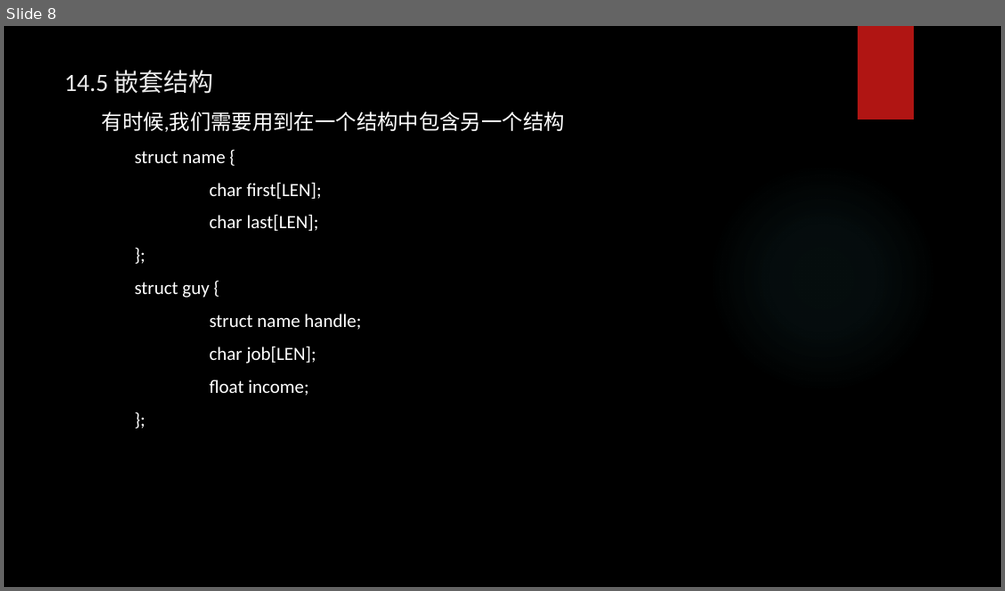
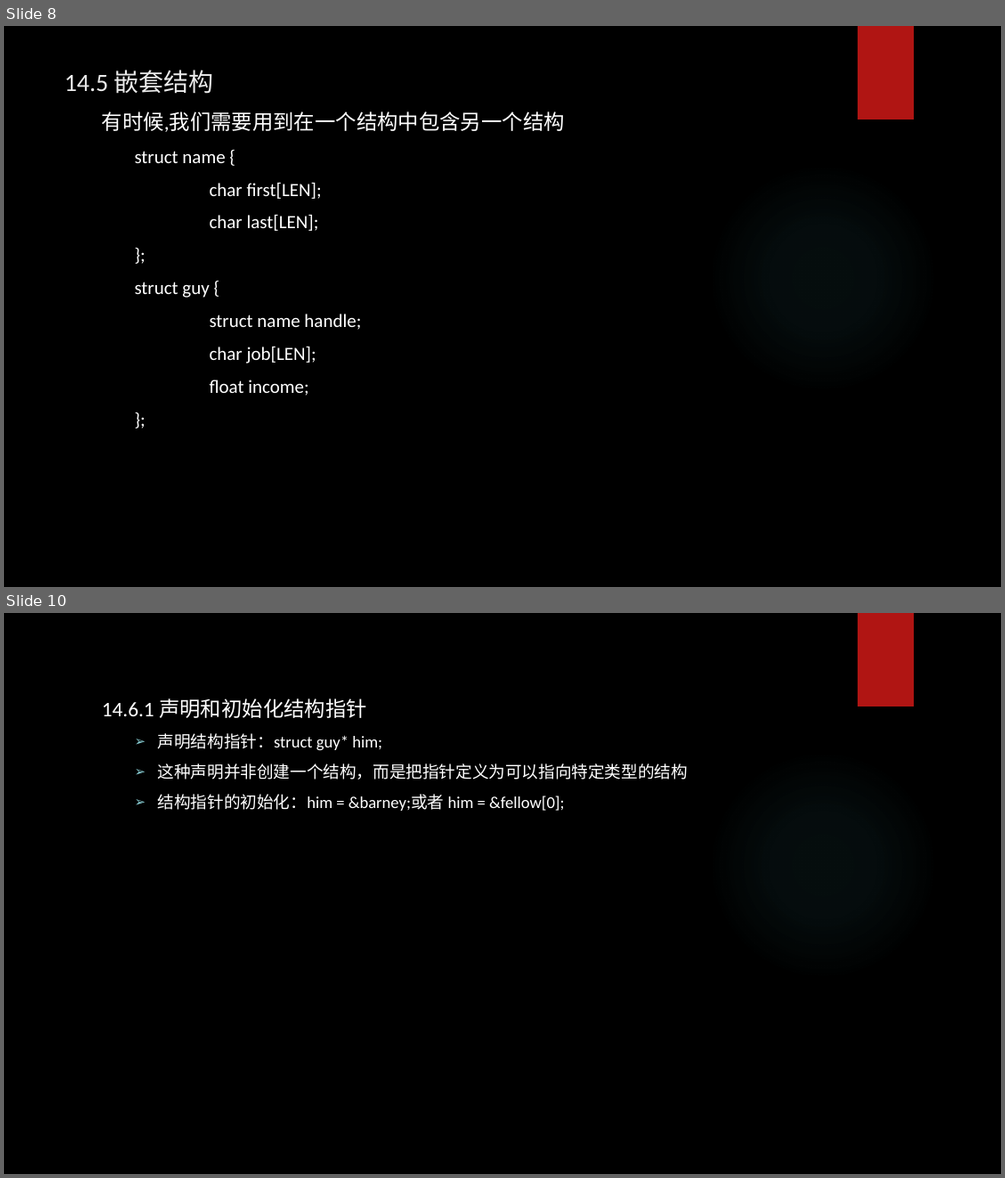
Before and after one commit to tsyin/c_ppt-code, a slide deck: PPT/14 结构和其他数据形式.pptx. Shown one above the other, each under a label of ours: slide 8 before the commit, slides 8 and 10 after it; the slides between them are not shown. The pictures are 1005x591 and 1005x1178 pixels, drawn with LibreOffice and Linux fonts; fonts in the diff are those of the drawing; background and template pictures are left out. Boxes give left, top, right and bottom in pixels: in the first picture for what was removed or moved away, otherwise in the second. Text is boxed around its words. In the diff, an @@ line names an element or a change of style, - is before the commit and + after.

```diff
--- a/PPT/14 结构和其他数据形式.pptx
+++ b/PPT/14 结构和其他数据形式.pptx
@@ slide 10 added at bbox=[4, 613, 1001, 1174], background picture (left out); not listed: 2 template elements that a slide beside it also shows @@
@@ text added at bbox=[102, 698, 688, 811], 16 pt, text #FFFFFF @@
+14.6.1 声明和初始化结构指针
+  ➢ 声明结构指针：struct guy* him;
+  ➢ 这种声明并非创建一个结构，而是把指针定义为可以指向特定类型的结构
+  ➢ 结构指针的初始化：him = &barney;或者 him = &fellow[0];
```
Also in this commit, not shown: 1 slide changed, 1 other file.
